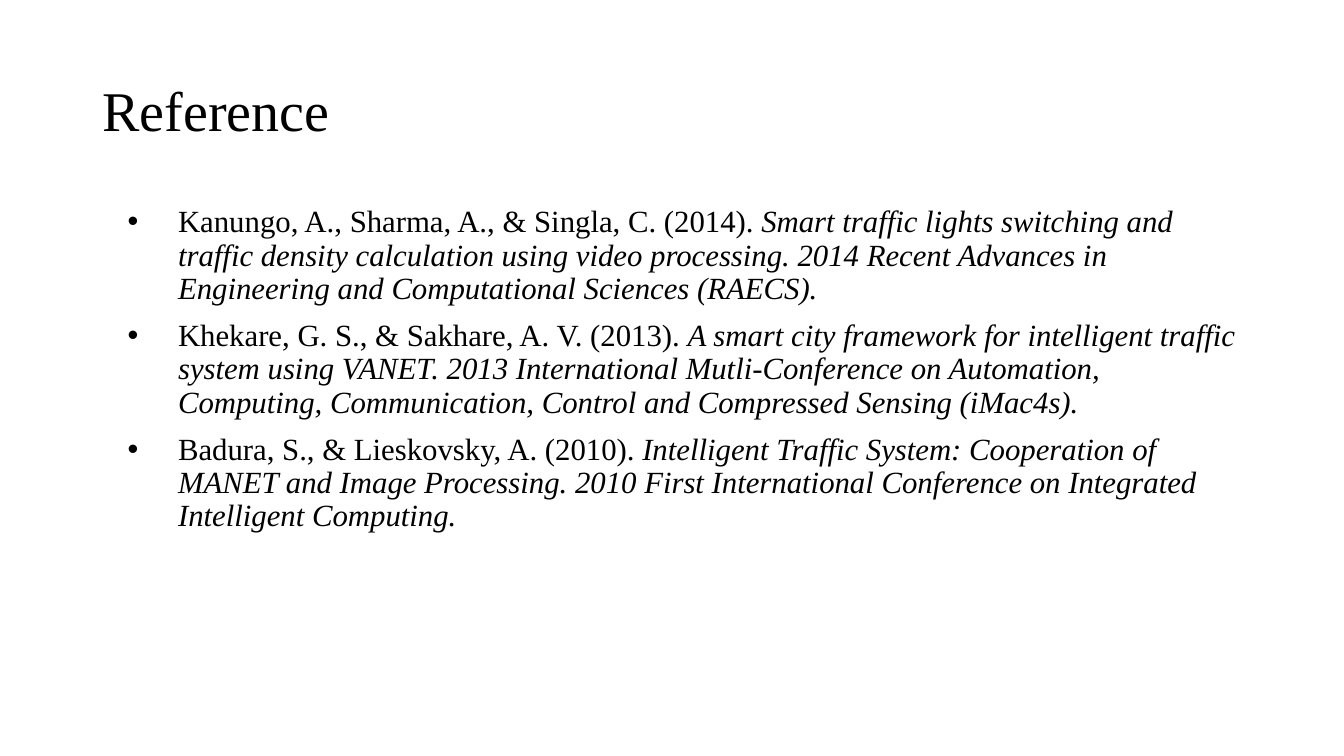
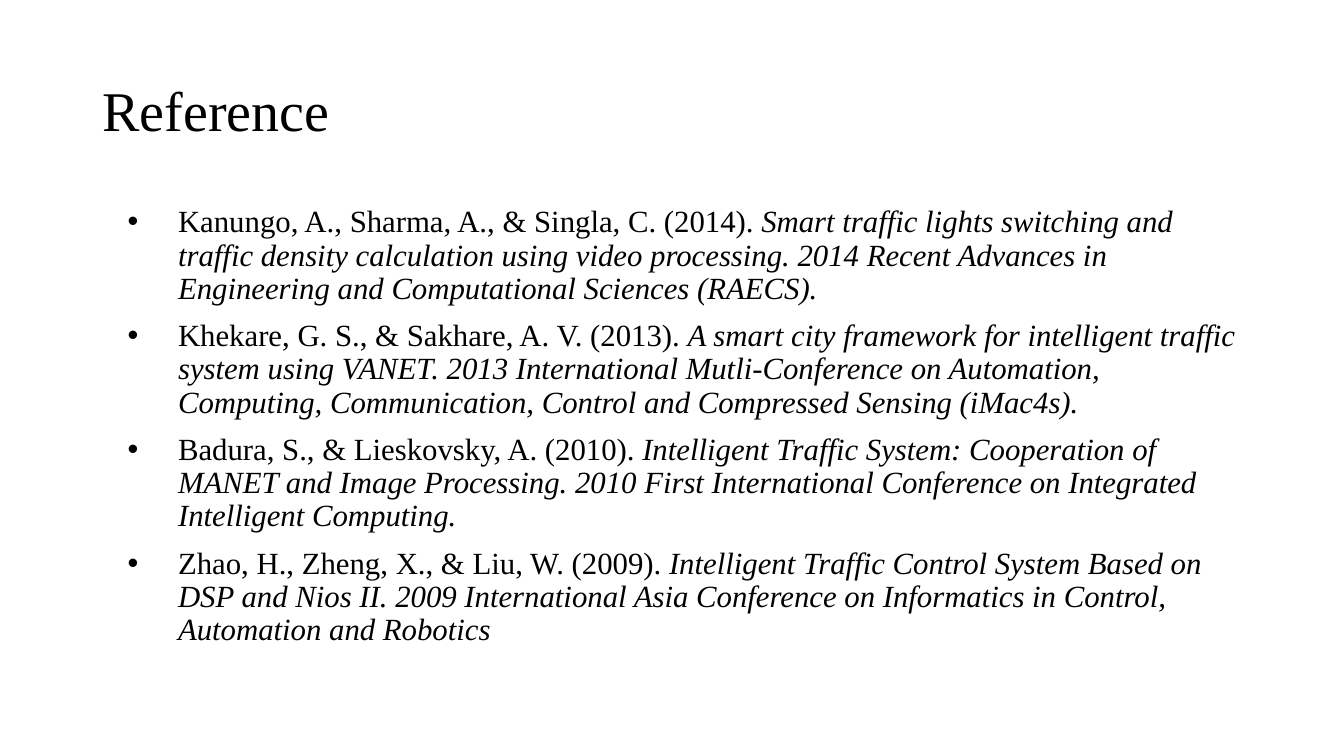
Before and after one commit to kamaljohnson/adaptive-traffic-signal-control, a slide deck: slide 19 of documents/Litrature Review.pptx (slide 20 before the commit). Drawn at 1344x756 pixels with LibreOffice and Linux fonts; fonts in the diff are those of the drawing. Boxes give left, top, right and bottom in pixels: in the first picture for what was removed or moved away, otherwise in the second. Text is boxed around its words. In the diff, an @@ line names an element or a change of style, - is before the commit and + after.

```diff
--- a/documents/Litrature Review.pptx
+++ b/documents/Litrature Review.pptx
@@ text at bbox=[178, 552, 1202, 641]: paragraph added @@
+• Zhao, H., Zheng, X., & Liu, W. (2009). Intelligent Traffic Control System Based on DSP and Nios II. 2009 International Asia Conference on Informatics in Control, Automation and Robotics
```
Also in this commit, not shown: 11 other slides changed, 4 slides added, 5 slides removed.
